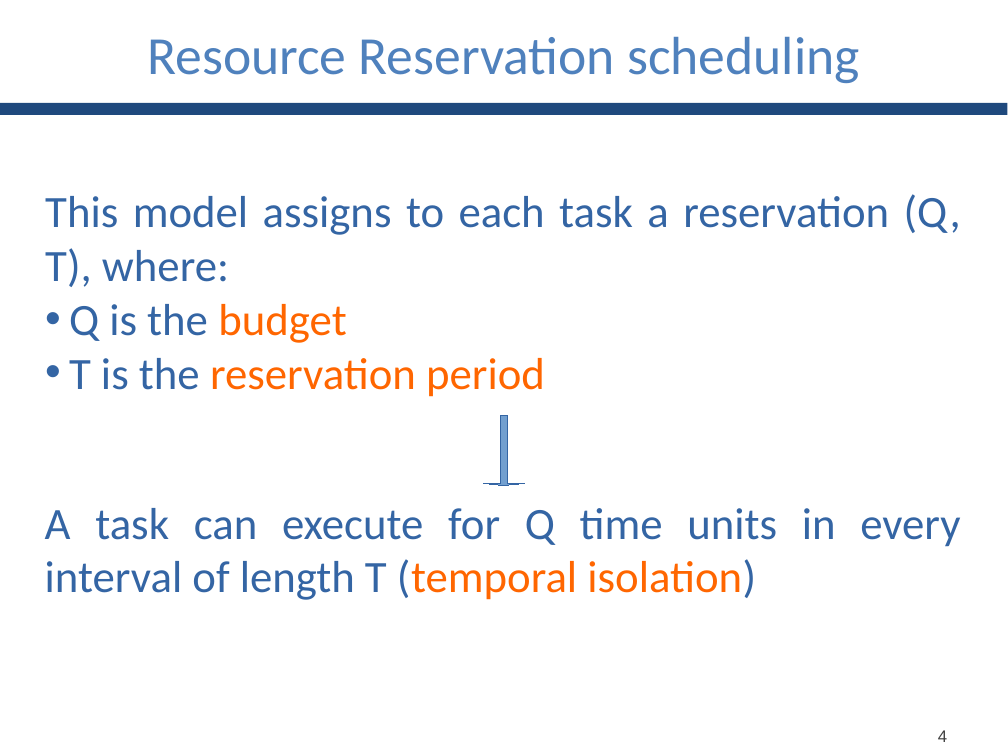
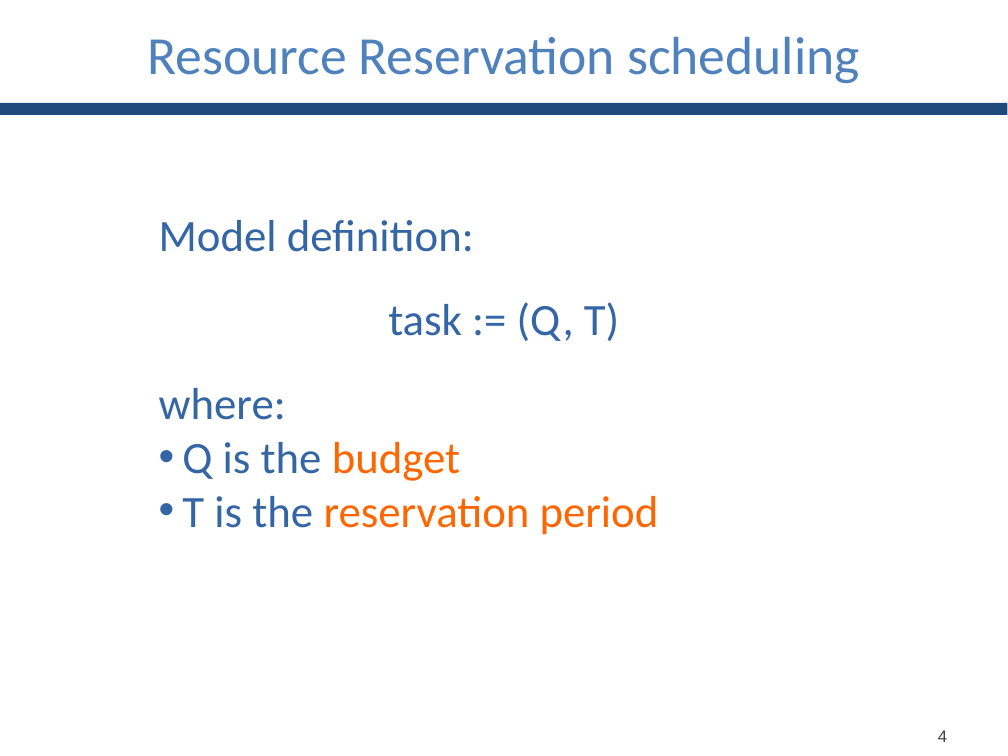
Before and after one commit to GianlucaBortoli/bachelorThesis, a slide deck: slide 5 of slides/slides.pptx. Drawn at 1008x756 pixels with LibreOffice and Linux fonts; fonts in the diff are those of the drawing. Boxes give left, top, right and bottom in pixels: in the first picture for what was removed or moved away, otherwise in the second. Text is boxed around its words. In the diff, an @@ line names an element or a change of style, - is before the commit and + after.

```diff
--- a/slides/slides.pptx
+++ b/slides/slides.pptx
@@ text "Model definition:": place and size @@
-text "Model definition:" at [45,194,961,397]
+text "Model definition:" at [159,220,659,535]
@@ text at [159,220,619,420]: text changed @@
-This model assigns to each task a reservation (Q, T), where:
+Model definition:
+task := (Q, T)
+where:
@@ down arrow removed at [484,415,524,486] @@
@@ text removed at [45,508,960,600] @@
-A task can execute for Q time units in every interval of length T (temporal isolation)
```
Also in this commit, not shown: 6 other slides changed, 4 slides added, 3 slides removed.
